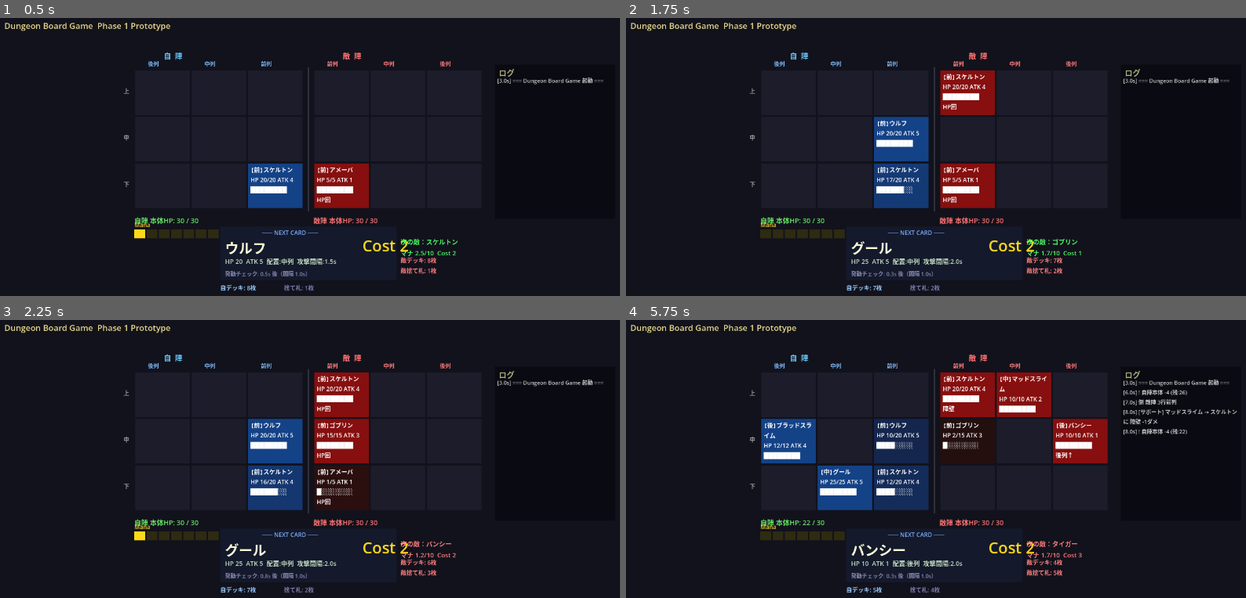
Above: before the commit, frames 1-4 (two rows, left to right).
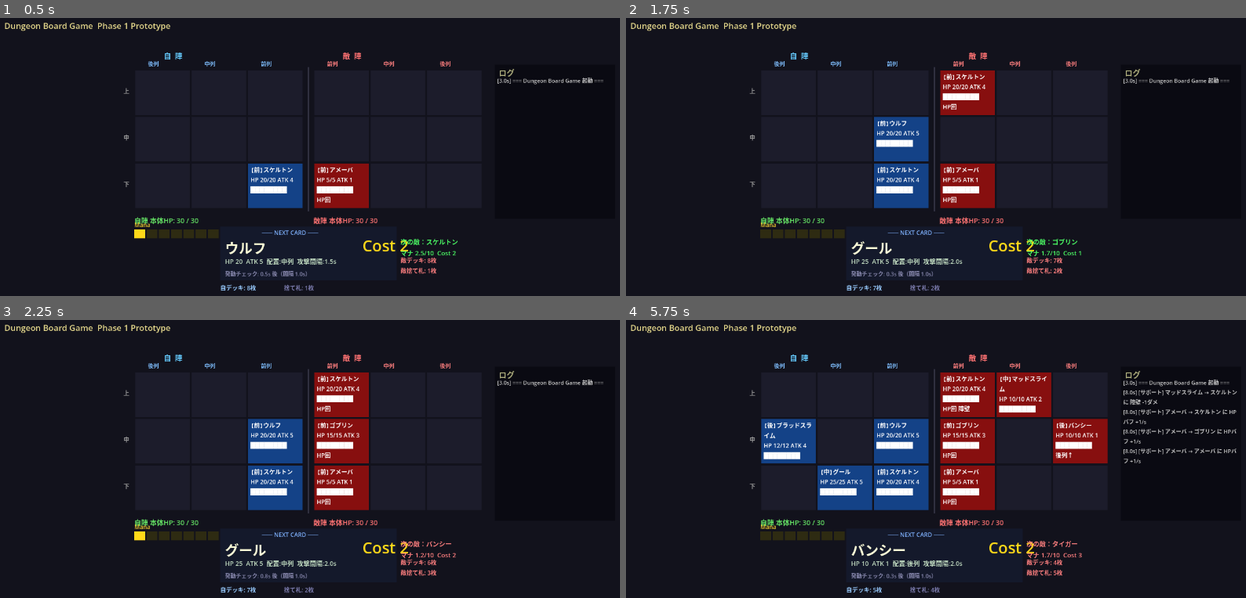
Above: after the commit, the same moments.

Repository: kazumak334-create/dungeon-board-game
Game: Godot game, scene res://scenes/Main.tscn
The game is run twice, just before and just after one commit, with the same random seed, the same clock (stepped at 60 frames per second) and the same inputs.
Inputs:
- Up to frame 1 (0.5 s): no input
- Up to frame 2 (1.75 s): tap Enter at 0.5 s
- Up to frame 3 (2.25 s): tap Space at 2 s
- Up to frame 4 (5.75 s): tap Enter at 3.5 s

Frame 1 is identical in both runs. In frame 2, less than 0.1% of the frame differs, in the area x 42-47%, y 57-64%; in frame 3, 1.4%; in frame 4, 6.3%, in the area x 28-99%, y 25-74%.
Error after the commit: Invalid access to property or key 'frozen_turns' on a base object of type 'RefCounted (UnitData)'. (res://scripts/BoardManager.gd:98)

Commit message:
feat: EventQueue最適化・状態異常システム完成
- サポート効果再計算を盤面変化時のみに限定（_board_dirty + on_board_changed）
- 状態異常管理をTimerノードに移行（1秒ごとのtick）
- EventQueueにpoison_damageイベントタイプを追加
- 恐怖中ATK半減・凍結/石化中攻撃スキップを実装
- base_hp_refをBoardManagerに追加してTimer tickのflushに対応
- status_damage/status_clearedシグナルをMain.gdに接続・ログ出力

Co-Authored-By: Claude Sonnet 4.6 <noreply@anthropic.com>

Diff:
--- a/scripts/BoardManager.gd
+++ b/scripts/BoardManager.gd
@@ -4,14 +4,19 @@
 
 var board: Array = []
 var attack_timers: Array = []
-var _regen_timer: float = 1.0
-var event_queue: Node = null  # EventQueue（Main.gd が設定）
+var event_queue: Node = null   # EventQueue（Main.gd が設定）
+var base_hp_ref: Array = []    # Main.gd の base_hp への参照（Timer tick 用）
+var _board_dirty: bool = true  # true のときのみサポート効果を再計算
+var _status_timer: Timer = null
 
 signal unit_placed(side: int, row: int, col: int, unit: Object)
 signal unit_died(side: int, row: int, col: int)
 signal unit_revived(side: int, row: int, col: int)
 signal base_damaged(side: int, amount: int)
 signal active_skill_used(side: int, row: int, col: int, skill_name: String)
+signal status_damage(unit_name: String, status: String, damage: int, stacks: int)
+signal status_applied(unit_name: String, status: String, stacks: int)
+signal status_cleared(unit_name: String, status: String)
 
 func _ready() -> void:
 	_setup()
@@ -25,6 +30,12 @@
 		for r in range(3):
 			board[s].append([null, null, null])
 			attack_timers[s].append([0.0, 0.0, 0.0])
+	# 状態異常・HP回復を1秒ごとに処理するTimerノード
+	_status_timer = Timer.new()
+	_status_timer.wait_time  = 1.0
+	_status_timer.autostart  = true
+	_status_timer.timeout.connect(_on_status_tick)
+	add_child(_status_timer)
 
 func place_unit(side: int, unit_data: Object) -> bool:
 	var col: int = unit_data.assigned_col
@@ -38,6 +49,7 @@
 			board[side][row][col] = placed
 			attack_timers[side][row][col] = placed.attack_interval
 			emit_signal("unit_placed", side, row, col, placed)
+			on_board_changed()
 			return true
 	print("[BoardManager] 配置失敗: side=%d col=%d は満杯" % [side, col])
 	return false
@@ -60,16 +72,13 @@
 	attack_timers[side][row][col] = 0.0
 	emit_signal("unit_died", side, row, col)
 	_try_promote(side, row, col)
+	on_board_changed()
 
 func process_combat(delta: float, base_hp: Array) -> void:
-	# サポート効果ボーナスを毎フレーム再計算
-	_apply_support_effects()
-
-	# HP回復ティック（1秒ごと）
-	_regen_timer -= delta
-	if _regen_timer <= 0.0:
-		_regen_timer += 1.0
-		_apply_regen()
+	# 盤面変化があったときのみサポート効果を再計算
+	if _board_dirty:
+		_board_dirty = false
+		_apply_support_effects()
 
 	# 前列が空なら中列を繰り上げ（毎フレーム確認）
 	for side in range(2):
@@ -85,6 +94,9 @@
 			var unit = board[side][row][front_col]
 			if unit == null:
 				continue
+			# 凍結・石化中は攻撃不能
+			if unit.frozen_turns > 0 or unit.stun_turns > 0:
+				continue
 			attack_timers[side][row][front_col] -= delta
 			if attack_timers[side][row][front_col] <= 0.0:
 				var eff_interval: float = max(0.3, unit.attack_interval - unit._interval_bonus)
@@ -99,6 +111,8 @@
 			var unit = board[side][row][back_col]
 			if unit == null or not unit._can_attack_from_back:
 				continue
+			if unit.frozen_turns > 0 or unit.stun_turns > 0:
+				continue
 			attack_timers[side][row][back_col] -= delta
 			if attack_timers[side][row][back_col] <= 0.0:
 				var eff_interval: float = max(0.3, unit.attack_interval - unit._interval_bonus)
@@ -112,6 +126,9 @@
 
 func _do_attack(side: int, row: int, col: int, attacker: Object, enemy_side: int, base_hp: Array, atk_override: int = -1) -> void:
 	var effective_atk: int = atk_override if atk_override >= 0 else attacker.attack + attacker._atk_bonus
+	# 恐怖中はATK半減
+	if attacker.fear_turns > 0:
+		effective_atk = max(1, effective_atk / 2)
 	var target_rows: Array = _get_target_rows(row, attacker.attack_range)
 	var hit_any: bool = false
 	for target_row in target_rows:
@@ -168,6 +185,7 @@
 	attack_timers[side][row][front_col] = mid_unit.attack_interval
 	board[side][row][1] = null
 	attack_timers[side][row][1] = 0.0
+	on_board_changed()
 
 func _get_frontmost_col(side: int, row: int) -> int:
 	# 前列→中列→後列の順で最初にユニットがいる列を返す（-1=なし）
@@ -289,6 +307,38 @@
 		result.append(u)
 	return result
 
+func on_board_changed() -> void:
+	_board_dirty = true
+
+func _on_status_tick() -> void:
+	if event_queue == null:
+		return
+	# HP回復（サポート効果の _regen を1秒ごとに適用）
+	_apply_regen()
+	# 状態異常処理
+	for s in range(2):
+		for r in range(3):
+			for c in range(3):
+				var u = board[s][r][c]
+				if u == null:
+					continue
+				# 毒ダメージ
+				if u.poison_stacks > 0:
+					event_queue.push(
+						EventQueue.PRIORITY_STATUS, null, u, "poison_damage",
+						float(u.poison_stacks),
+						{"enemy_side": s, "row": r, "col": c, "unit_name": u.unit_name}
+					)
+				# 状態異常カウントダウン
+				for status_pair in [["frozen_turns", "凍結"], ["fear_turns", "恐怖"], ["stun_turns", "石化"]]:
+					var val: int = u.get(status_pair[0])
+					if val > 0:
+						u.set(status_pair[0], val - 1)
+						if val - 1 == 0:
+							emit_signal("status_cleared", u.unit_name, status_pair[1])
+	# Timer ティックで flush（regen + 毒ダメージをまとめて処理）
+	event_queue.flush(self, base_hp_ref)
+
 func _apply_regen() -> void:
 	for s in range(2):
 		for r in range(3):
--- a/scripts/EventQueue.gd
+++ b/scripts/EventQueue.gd
@@ -76,6 +76,19 @@
 				if not tgt.is_alive():
 					death_events.append(event["extra"])
 
+			"poison_damage":
+				var tgt = event["target"]
+				if tgt == null or not tgt.is_alive():
+					continue
+				var dmg: int = int(event["value"])
+				tgt.take_damage(dmg)
+				var ex: Dictionary = event["extra"]
+				board_manager.status_damage.emit(
+					ex.get("unit_name", "?"), "毒", dmg, tgt.poison_stacks
+				)
+				if not tgt.is_alive():
+					death_events.append(ex)
+
 			"heal":
 				var tgt = event["target"]
 				if tgt != null and tgt.is_alive():
--- a/scripts/Main.gd
+++ b/scripts/Main.gd
@@ -73,10 +73,13 @@
 	board_manager.set_script(BoardManagerScript)
 	add_child(board_manager)
 	board_manager.event_queue = event_queue
+	board_manager.base_hp_ref = base_hp
 	board_manager.unit_died.connect(_on_unit_died)
 	board_manager.unit_revived.connect(_on_unit_revived)
 	board_manager.base_damaged.connect(_on_base_damaged)
 	board_manager.active_skill_used.connect(_on_active_skill_used)
+	board_manager.status_damage.connect(_on_status_damage)
+	board_manager.status_cleared.connect(_on_status_cleared)
 
 	deck_manager = Node.new()
 	deck_manager.set_script(DeckManagerScript)
@@ -585,6 +588,12 @@
 					for t in targets:
 						_add_log("[サポート] %s → %s に %s" % [unit.unit_name, t.unit_name, eff_name])
 
+func _on_status_damage(unit_name: String, status: String, damage: int, stacks: int) -> void:
+	_add_log("[状態異常] %s: %s -%d (スタック:%d)" % [unit_name, status, damage, stacks])
+
+func _on_status_cleared(unit_name: String, status: String) -> void:
+	_add_log("[状態解除] %s の %s が解除" % [unit_name, status])
+
 func _add_log(text: String) -> void:
 	var ms: float = float(Time.get_ticks_msec()) * 0.001
 	log_lines.append("[%.1fs] %s" % [ms, text])
Not shown, changed: CHANGELOG.md
